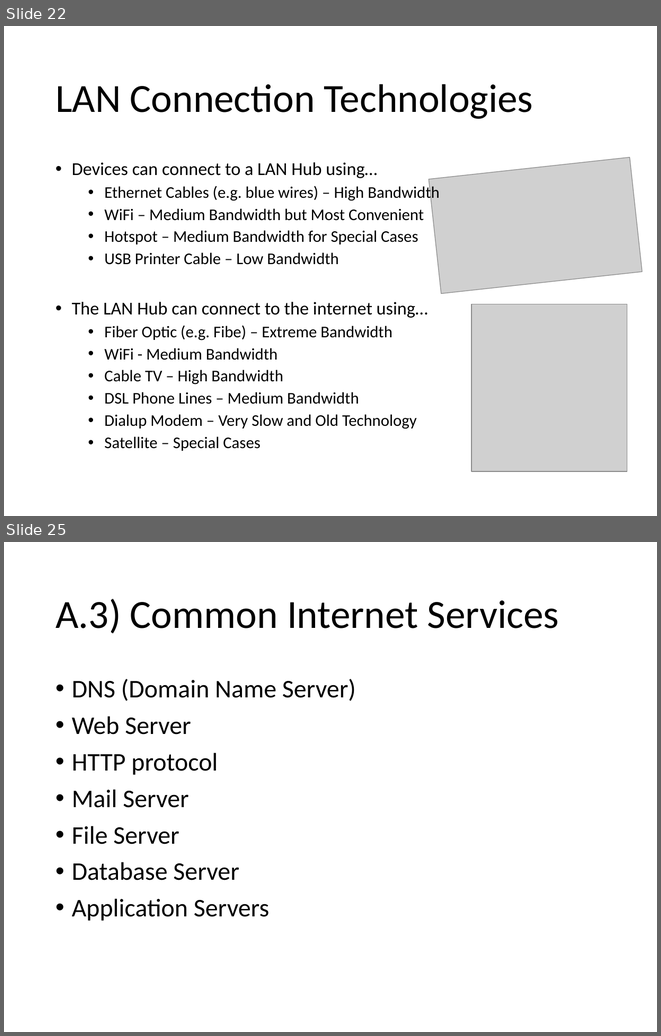
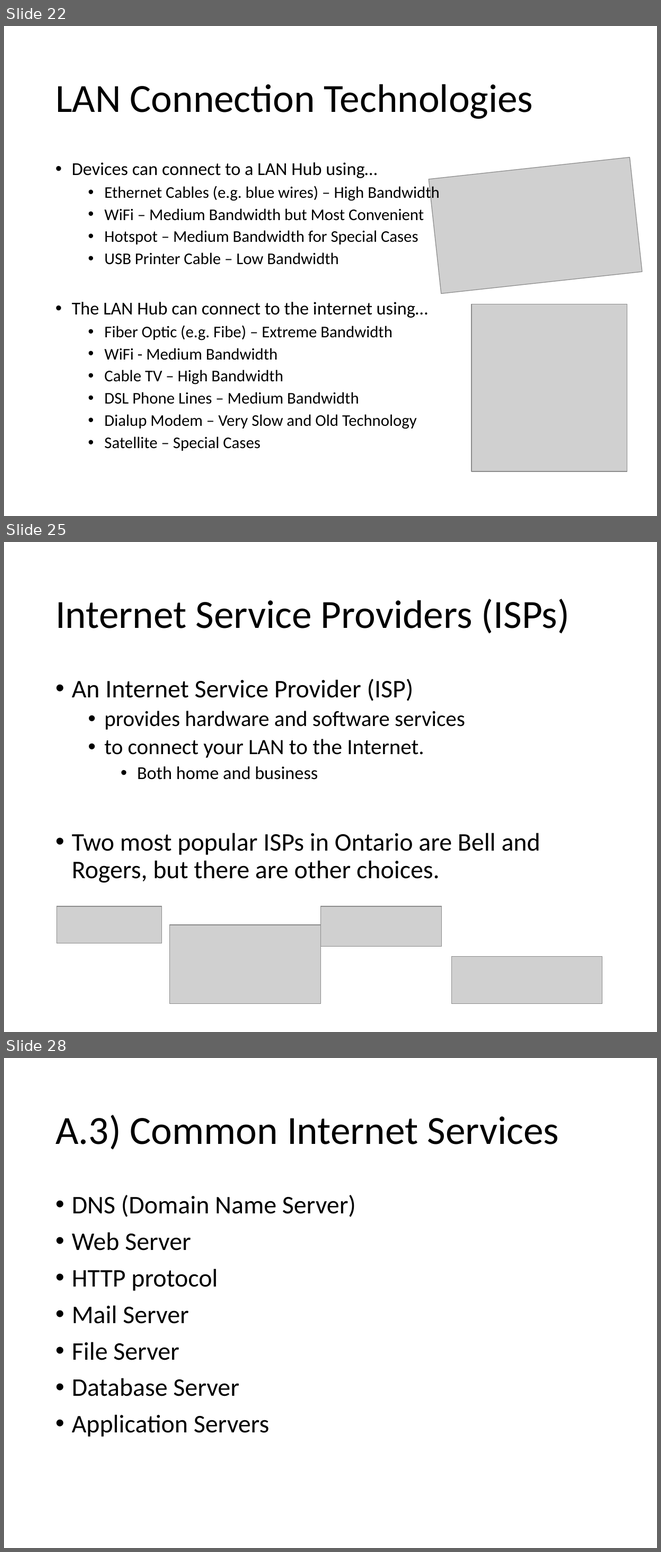
Before and after one commit to Greg5519/ICS2O0, a slide deck: Topic A Understanding Computers/A.8 Lesson - World Wide Web.pptx. Shown one above the other, each under a label of ours: slides 22 and 25 before the commit, slides 22, 25 and 28 after it; the slides between them are not shown. The pictures are 661x1036 and 661x1552 pixels, drawn with LibreOffice and Linux fonts; fonts in the diff are those of the drawing; grey boxes stand for pictures. Boxes give left, top, right and bottom in pixels: in the first picture for what was removed or moved away, otherwise in the second. Text is boxed around its words. In the diff, an @@ line names an element or a change of style, - is before the commit and + after.

```diff
--- a/Topic A Understanding Computers/A.8 Lesson - World Wide Web.pptx
+++ b/Topic A Understanding Computers/A.8 Lesson - World Wide Web.pptx
@@ slide 25 added at box(4, 542, 657, 1032), background #FFFFFF @@
@@ title added at box(55, 599, 570, 634), 44 pt, text #000000 @@
+Internet Service Providers (ISPs)
@@ text added at box(72, 679, 540, 883), 28 pt, text #000000 @@
+• An Internet Service Provider (ISP)
+  • provides hardware and software services
+  • to connect your LAN to the Internet.
+    • Both home and business
+• Two most popular ISPs in Ontario are Bell and Rogers, but there are other choices.
@@ picture added at box(57, 906, 162, 944) @@
@@ picture added at box(321, 906, 441, 946) @@
@@ picture added at box(170, 925, 321, 1004) @@
@@ picture added at box(451, 956, 602, 1003) @@
@@ what was slide 25 is now slide 28 @@
```
Also in this commit, not shown: 2 slides changed, 2 other slides added, 2 other files.
